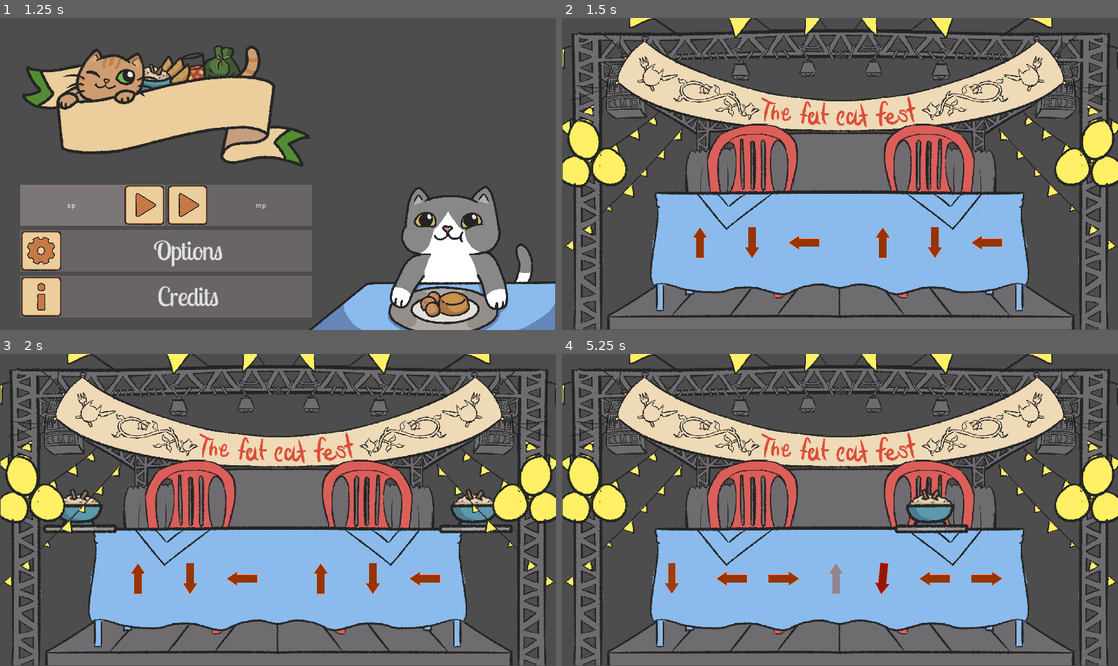
Above: before the commit, frames 1-4 (two rows, left to right).
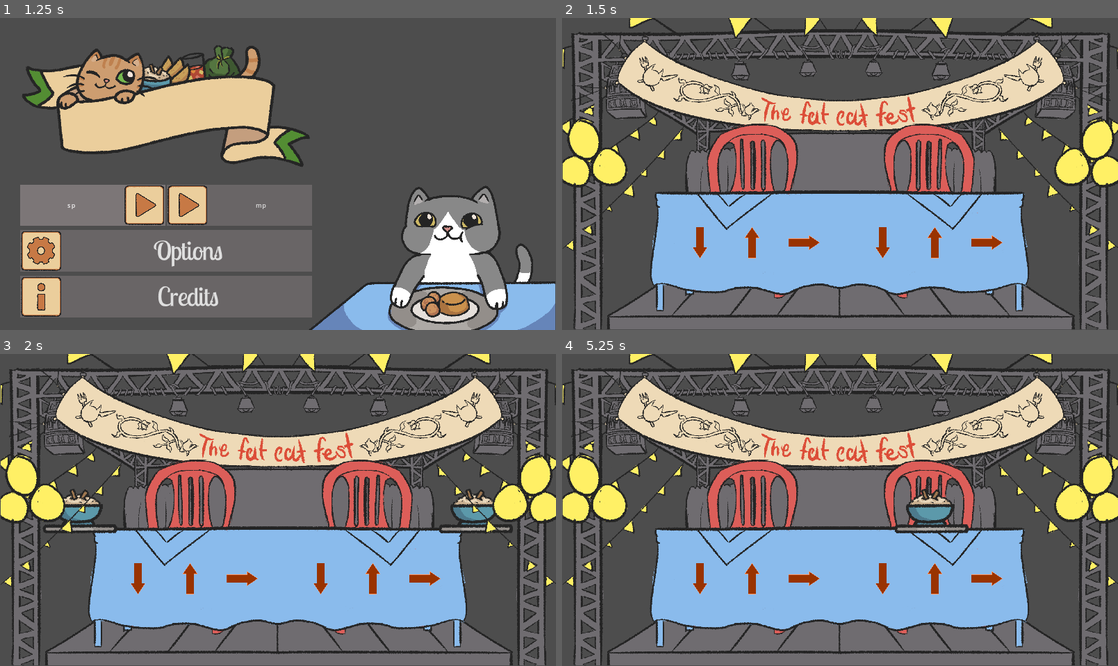
Above: after the commit, the same moments.

Repository: soetgdeznsgk/GGJ24---Fat-Cat-Fest
Game: Godot game, scene res://Escenas/Menus/menu_principal.tscn
Two runs of this game, one before a commit and one after it. Both use one fixed random seed, a clock stepped at 60 frames per second and the inputs below. The engine's default icon, where the game draws it, is replaced by a stand-in: a white triangle on a blue panel in a dark square.
Inputs (mouse positions are in pixels of both pictures, inside the frame that each line leads up to):
- Up to frame 1 (1.25 s): click "Play" at 0.5 s
- Up to frame 2 (1.5 s): click "sp" at 1.25 s
- Up to frame 3 (2 s): no input
- Up to frame 4 (5.25 s): tap Enter (ui_accept) at 2, 2.27, 3.02, 3.5, 4.25, 4.52, 5 s; move the mouse to (962, 494) at 2.02 s; hold Right (DerechaPj1) 2.03-2.78 s; tap S (AbajoPj2) at 2.1, 5.1 s; click (962, 494) at 2.17 s; move the mouse to (728, 525) at 2.77 s; hold Down (AbajoPj1) 2.78-3.53 s; tap W (ArribaPj2) at 2.85 s; move the mouse to (895, 441) at 3.52 s; hold Right (DerechaPj1) 3.53-4.28 s; tap D (DerechaPj2) at 3.6 s; move the mouse to (812, 572) at 4.27 s; hold Up (ArribaPj1) 4.28-5.03 s; tap A (IzquierdaPj2) at 4.35 s; click (812, 572) at 4.42 s; move the mouse to (1006, 556) at 5.02 s; hold Left (IzquierdaPj1) from 5.03 s (still down)

Frame 1 is identical in both runs. In frame 2, 0.3% of the frame differs, in the area x 23-80%, y 67-78%; in frame 3, 0.3%; in frame 4, 1.3%, in the area x 18-70%, y 66-78%.

Commit message:
Preparando para unir comida con comandos

Diff:
--- a/Escenas/Maingame/comandos.gd
+++ b/Escenas/Maingame/comandos.gd
@@ -34,10 +34,9 @@
 		diccionarioInputs[Enums.Izquierda] = "IzquierdaPj2"
 		diccionarioInputs[Enums.Derecha] = "DerechaPj2"
 
-	# TODO deberian llegar en la comida
-	comandos = [Enums.Arriba,Enums.Abajo,Enums.Izquierda,Enums.Derecha,Enums.Arriba,Enums.Abajo,Enums.Izquierda,Enums.Derecha,Enums.Arriba,Enums.Abajo,Enums.Izquierda,Enums.Derecha]
+func set_comandos(nuevosComandos : Array):
+	comandos = nuevosComandos
 	comandosConFlechas = comandos.duplicate()
-
 	# Colocar las primeras 3 flechas que llegan de la comida
 	for i in range(3):
 		var ultimo = comandos.pop_front()
